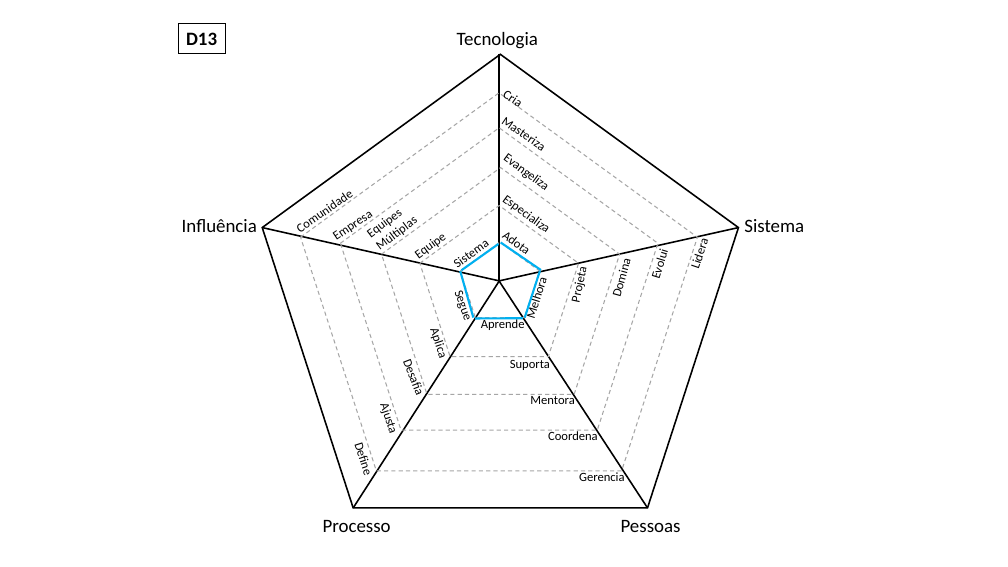
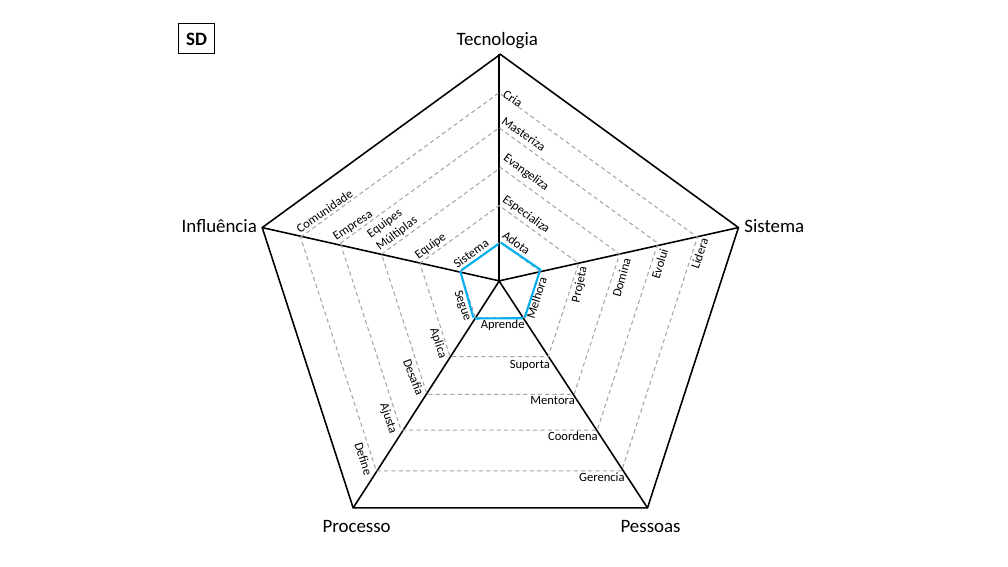
Before and after one commit to jrochamartins/engineeringladders, a slide deck: slide 3 of charts/charts.pptx. Drawn at 1008x567 pixels with LibreOffice and Linux fonts; fonts in the diff are those of the drawing. Boxes give left, top, right and bottom in pixels: in the first picture for what was removed or moved away, otherwise in the second. Text is boxed around its words. In the diff, an @@ line names an element or a change of style, - is before the commit and + after.

```diff
--- a/charts/charts.pptx
+++ b/charts/charts.pptx
@@ rectangle "SD": place and size @@
-rectangle "SD" at <box>178,23,225,54</box>
+rectangle "SD" at <box>178,23,215,54</box>
@@ text in rectangle at <box>186,32,207,45</box>: text changed @@
-D13
+SD
```
Also in this commit, not shown: 4 other files.
